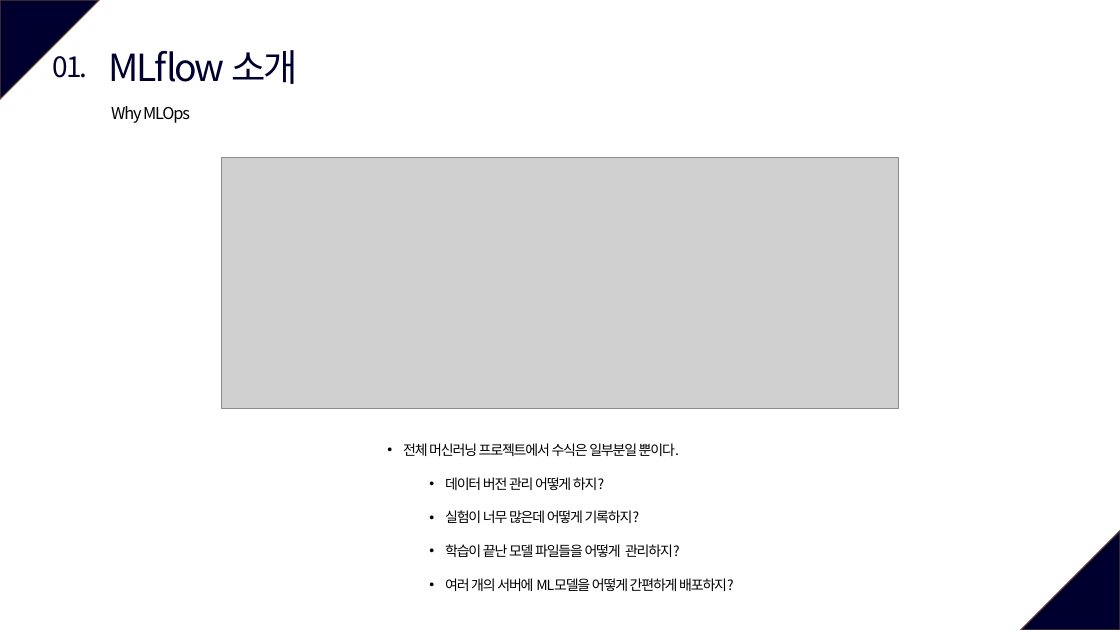
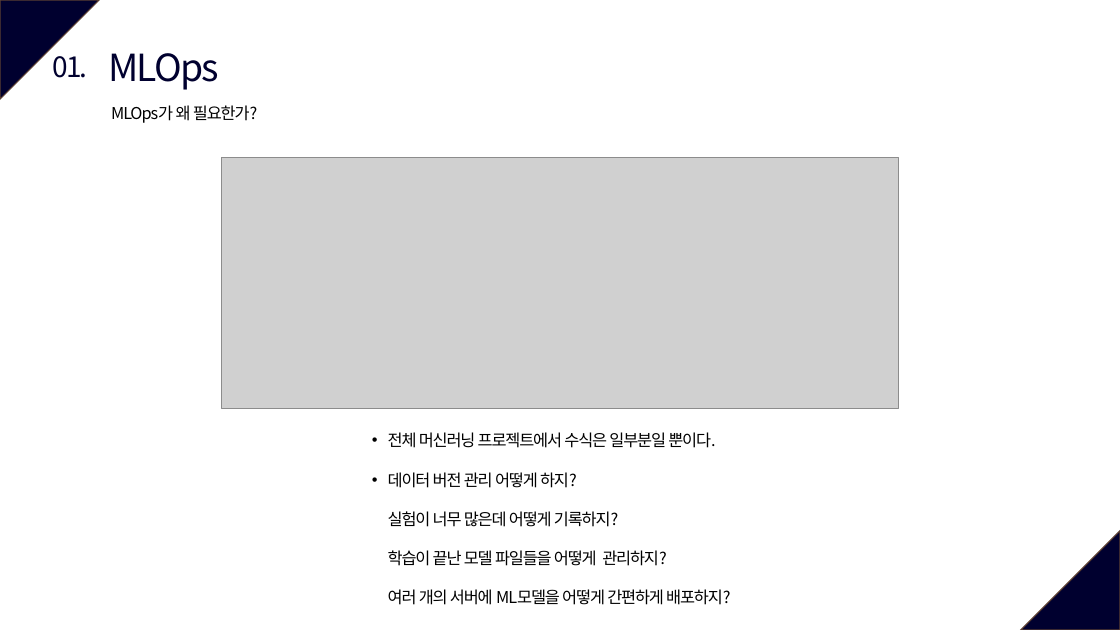
Before and after one commit to vhrehfdl/MLflow_tutorial, a slide deck: slide 6 of MLflow.pptx (slide 5 before the commit). Drawn at 1120x630 pixels with LibreOffice and Linux fonts; fonts in the diff are those of the drawing; grey boxes stand for pictures. Boxes give left, top, right and bottom in pixels: in the first picture for what was removed or moved away, otherwise in the second. Text is boxed around its words. In the diff, an @@ line names an element or a change of style, - is before the commit and + after.

```diff
--- a/MLflow.pptx
+++ b/MLflow.pptx
@@ text at bbox=[108, 53, 219, 90]: text changed @@
-MLflow 소개
+MLOps
@@ text at bbox=[111, 105, 258, 123]: text changed @@
-Why MLOps
+MLOps가 왜 필요한가?
@@ text "전체 머신러닝 프로젝트에서 수식은 일부분일 ...": place and size @@
-text "전체 머신러닝 프로젝트에서 수식은 일부분일 ..." at bbox=[403, 443, 734, 591]
+text "전체 머신러닝 프로젝트에서 수식은 일부분일 ..." at bbox=[388, 432, 731, 605]
@@ text at bbox=[388, 432, 715, 448]: size 12 to 14 pt in "전체 머신러닝 프로젝트에서 수식은 일부분일 뿐이다." @@
@@ text at bbox=[388, 472, 731, 605]: text changed; size 12 to 14 pt @@
-  • 데이터 버전 관리 어떻게 하지?
-  • 실험이 너무 많은데 어떻게 기록하지?
-  • 학습이 끝난 모델 파일들을 어떻게 관리하지?
-  • 여러 개의 서버에 ML모델을 어떻게 간편하게 배포하지?
+• 데이터 버전 관리 어떻게 하지?
+  실험이 너무 많은데 어떻게 기록하지?
+  학습이 끝난 모델 파일들을 어떻게 관리하지?
+  여러 개의 서버에 ML모델을 어떻게 간편하게 배포하지?
```
Also in this commit, not shown: 18 other slides changed, 5 slides added.
